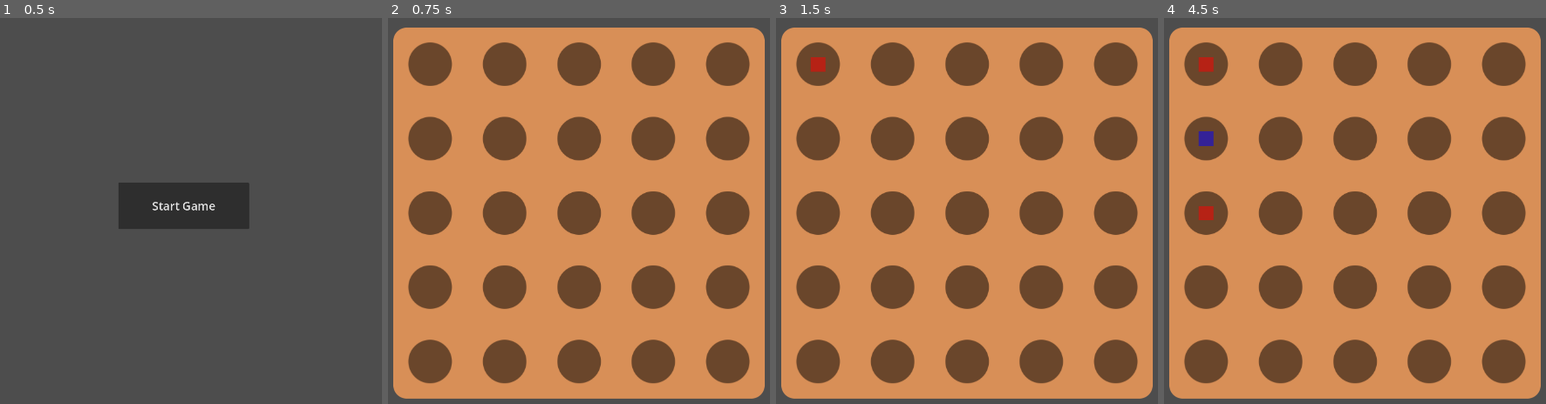
Above: before the commit, frames 1-4 (left to right).
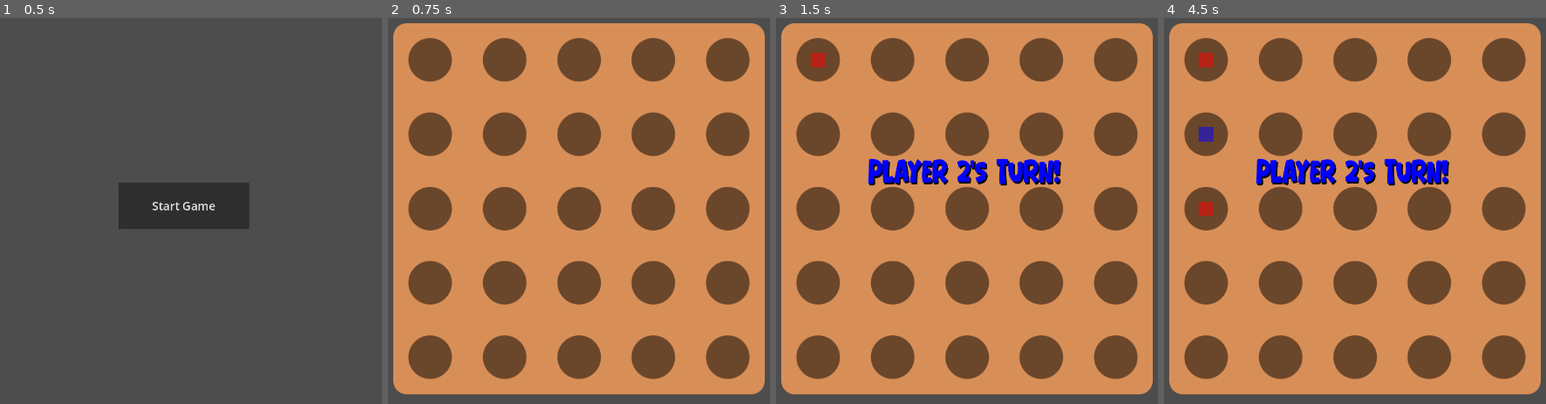
Above: after the commit, the same moments.

Repository: morfyy/4square
Game: Godot game, scene res://scenes/menu.tscn
Two runs of this game, one before a commit and one after it. Both use one fixed random seed, a clock stepped at 60 frames per second and the inputs below.
Inputs (mouse positions are in pixels of both pictures, inside the frame that each line leads up to):
- Up to frame 1 (0.5 s): no input
- Up to frame 2 (0.75 s): click "Start Game" at 0.5 s
- Up to frame 3 (1.5 s): click (818, 64) at 1.27 s
- Up to frame 4 (4.5 s): click (1206, 60) at 2.02 s; click (1206, 137) at 2.77 s; click (1206, 133) at 3.52 s; click (1206, 214) at 4.27 s

Frame 1 is identical in both runs. In frame 2, 9.8% of the frame differs, in the area x 1-99%, y 1-99%; in frame 3, 12%; in frame 4, 12%.

Commit message:
feat: Add player's turn message

Diff:
--- a/scenes/game.gd
+++ b/scenes/game.gd
@@ -7,6 +7,7 @@
 
 var players_turn:int = 1
 
+
 func create(my_gridsize:Vector2i) -> void:
 	gridsize = my_gridsize
 	board.generate(my_gridsize)
@@ -15,16 +16,30 @@
 
 
 func placement_requested(index:int) -> void:
-	if board.get_child(index).value == 0:
-		board.get_child(index).set_value(players_turn)
-		if players_turn == 1:
-			players_turn = 2
-		else:
-			players_turn = 1
+	if board.get_child(index).value != 0:
+		return
+
+	board.get_child(index).set_value(players_turn)
+	if players_turn == 1:
+		players_turn = 2
+	else:
+		players_turn = 1
+
+	pop_message("Player "+str(players_turn)+"'s turn!",
+	[Color.WHITE,Color.RED,Color.BLUE][players_turn]
+	)
 
 
 func gridpos_to_index(gridpos:Vector2i) -> int:
 	return gridpos.y*gridsize.x + gridsize.x
 
 func index_to_gridpos(index:int) -> Vector2i:
-	return Vector2i( index%gridsize.x, int(index/gridsize.y) )
+	return Vector2i( index%gridsize.x, int(float(index)/gridsize.y) )
+
+
+
+func pop_message(msg:String, msg_color:Color = Color.WHITE) -> void:
+	$message/message_anim.stop()
+	$message/message_anim.play("pop")
+	$message/Label.text = msg
+	$message/Label.add_theme_color_override("font_color", msg_color)
--- a/scenes/game.tscn
+++ b/scenes/game.tscn
@@ -1,15 +1,79 @@
-[gd_scene load_steps=5 format=3 uid="uid://b6ksn1iad1qij"]
+[gd_scene load_steps=9 format=3 uid="uid://b6ksn1iad1qij"]
 
 [ext_resource type="Script" uid="uid://55nqiebafw32" path="res://scenes/game.gd" id="1_uwrxv"]
 [ext_resource type="Script" uid="uid://c478wosx0cfy3" path="res://scenes/board.gd" id="2_lnu2h"]
 [ext_resource type="Script" uid="uid://d38n3go2r0oya" path="res://custom_nodes/mobile_control.gd" id="2_yqjtg"]
 [ext_resource type="Texture2D" uid="uid://b7gdkmb15vvwm" path="res://assets/npatch.png" id="3_lbhrr"]
+[ext_resource type="FontFile" uid="uid://bh5bwya71s3eh" path="res://fonts/Bear Days.ttf" id="5_iywne"]
+
+[sub_resource type="Animation" id="Animation_iywne"]
+resource_name = "pop"
+step = 0.1
+tracks/0/type = "value"
+tracks/0/imported = false
+tracks/0/enabled = true
+tracks/0/path = NodePath("Label:scale")
+tracks/0/interp = 2
+tracks/0/loop_wrap = true
+tracks/0/keys = {
+"times": PackedFloat32Array(0.10000001, 0.20000002, 0.3),
+"transitions": PackedFloat32Array(1, 1, 1),
+"update": 0,
+"values": [Vector2(0.9, 1.2), Vector2(1.1, 0.9), Vector2(1, 1)]
+}
+tracks/1/type = "value"
+tracks/1/imported = false
+tracks/1/enabled = true
+tracks/1/path = NodePath("Label:modulate")
+tracks/1/interp = 1
+tracks/1/loop_wrap = true
+tracks/1/keys = {
+"times": PackedFloat32Array(0, 0.1, 0.9, 1),
+"transitions": PackedFloat32Array(1, 1, 1, 1),
+"update": 0,
+"values": [Color(1, 1, 1, 0), Color(1, 1, 1, 1), Color(1, 1, 1, 1), Color(1, 1, 1, 0)]
+}
+
+[sub_resource type="Animation" id="Animation_p57ef"]
+length = 0.001
+tracks/0/type = "value"
+tracks/0/imported = false
+tracks/0/enabled = true
+tracks/0/path = NodePath("Label:scale")
+tracks/0/interp = 1
+tracks/0/loop_wrap = true
+tracks/0/keys = {
+"times": PackedFloat32Array(0),
+"transitions": PackedFloat32Array(1),
+"update": 0,
+"values": [Vector2(1, 1)]
+}
+tracks/1/type = "value"
+tracks/1/imported = false
+tracks/1/enabled = true
+tracks/1/path = NodePath("Label:modulate")
+tracks/1/interp = 1
+tracks/1/loop_wrap = true
+tracks/1/keys = {
+"times": PackedFloat32Array(0),
+"transitions": PackedFloat32Array(1),
+"update": 0,
+"values": [Color(1, 1, 1, 0)]
+}
+
+[sub_resource type="AnimationLibrary" id="AnimationLibrary_u5sy4"]
+_data = {
+&"RESET": SubResource("Animation_p57ef"),
+&"pop": SubResource("Animation_iywne")
+}
 
 [node name="Game" type="Control"]
 layout_mode = 3
 anchors_preset = 15
 anchor_right = 1.0
 anchor_bottom = 1.0
+offset_top = -12.0
+offset_bottom = -12.0
 grow_horizontal = 2
 grow_vertical = 2
 script = ExtResource("1_uwrxv")
@@ -37,3 +101,42 @@
 texture = ExtResource("3_lbhrr")
 region_rect = Rect2(0, 0, 1024, 1024)
 script = ExtResource("2_lnu2h")
+
+[node name="message" type="Control" parent="."]
+layout_mode = 1
+anchors_preset = 8
+anchor_left = 0.5
+anchor_top = 0.5
+anchor_right = 0.5
+anchor_bottom = 0.5
+grow_horizontal = 2
+grow_vertical = 2
+script = ExtResource("2_yqjtg")
+metadata/_custom_type_script = "uid://d38n3go2r0oya"
+
+[node name="Label" type="Label" parent="message"]
+modulate = Color(1, 1, 1, 0)
+layout_mode = 1
+anchors_preset = 8
+anchor_left = 0.5
+anchor_top = 0.5
+anchor_right = 0.5
+anchor_bottom = 0.5
+offset_left = -288.0
+offset_top = -142.00002
+offset_right = 289.0
+offset_bottom = -66.000015
+grow_horizontal = 2
+grow_vertical = 2
+pivot_offset = Vector2(288, 38)
+theme_override_colors/font_shadow_color = Color(0, 0, 0, 1)
+theme_override_constants/shadow_offset_x = 4
+theme_override_constants/shadow_offset_y = 4
+theme_override_fonts/font = ExtResource("5_iywne")
+theme_override_font_sizes/font_size = 72
+text = "THIS IS A MESSAGE"
+
+[node name="message_anim" type="AnimationPlayer" parent="message"]
+libraries = {
+&"": SubResource("AnimationLibrary_u5sy4")
+}
--- a/scenes/hole.gd
+++ b/scenes/hole.gd
@@ -11,7 +11,6 @@
 
 
 
-
 func set_value(to:int):
 	value = to
 	$red.visible = to == 1
Binary file added: fonts/Bear Days.ttf
Not shown, added: fonts/Bear Days.ttf.import
